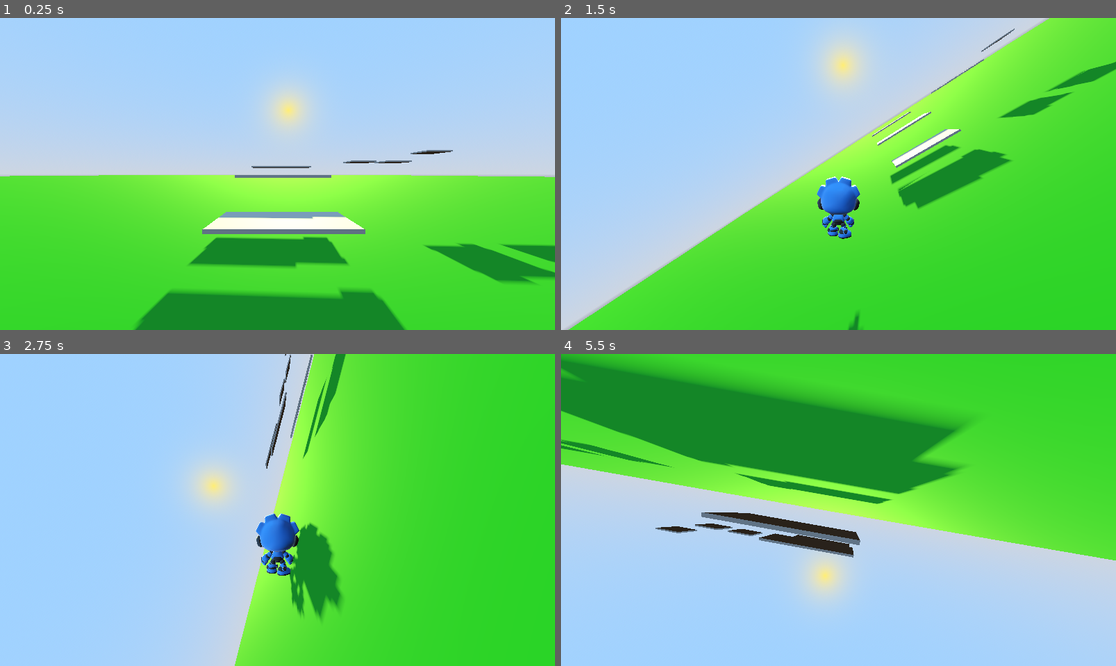
Above: before the commit, frames 1-4 (two rows, left to right).
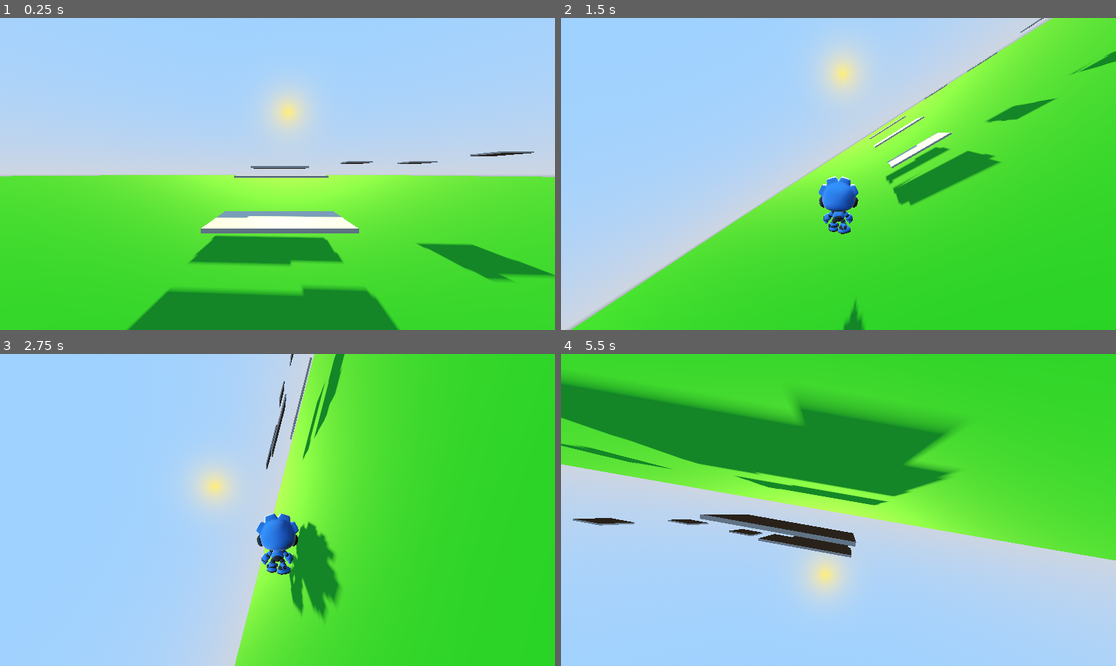
Above: after the commit, the same moments.

Repository: TrevorBeed/Game-Design-II
Game: Godot game, scene res://scene_3.tscn
The game is run twice, just before and just after one commit, with the same random seed, the same clock (stepped at 60 frames per second) and the same inputs. The project has no main scene, so this scene is started directly.
Inputs (mouse positions are in pixels of both pictures, inside the frame that each line leads up to):
- Up to frame 1 (0.25 s): no input
- Up to frame 2 (1.5 s): tap Enter (ui_accept) at 0.5, 0.77 s; move the mouse to (866, 174) at 0.52 s; hold Shift (sprint, bound only after the commit) 0.53-1.28 s; hold Home (rot_up) from 0.53 s (still down); move the mouse to (810, 174) at 1.27 s; tap V (change_camera) at 1.35 s
- Up to frame 3 (2.75 s): keep holding Home (rot_up); tap Enter (ui_accept) at 1.52 s; tap Shift (sprint, bound only after the commit) at 1.55 s; move the mouse to (288, 503) at 2.02 s; hold Shift (sprint, bound only after the commit) from 2.03 s (still down)
- Up to frame 4 (5.5 s): keep holding Home (rot_up); move the mouse to (832, 516) at 2.77 s; release Shift (sprint, bound only after the commit) at 2.78 s; tap Shift (sprint, bound only after the commit) at 2.85, 4.35 s; tap Enter (ui_accept) at 3.02, 3.77, 4.52 s; move the mouse to (877, 513) at 3.52 s; hold Shift (sprint, bound only after the commit) 3.53-4.28 s; tap V (change_camera) at 3.6 s; move the mouse to (794, 506) at 4.27 s; move the mouse to (844, 510) at 5.02 s; hold Shift (sprint, bound only after the commit) from 5.03 s (still down)

The runs differ from the first frame. In frame 1, 2.7% of the frame differs, in the area x 1-100%, y 42-100%; in frame 2, 3.7%; in frame 3, 0.8%; in frame 4, 8.3%, in the area x 0-85%, y 0-66%.

Commit message:
Sprint/headbob

Diff:
--- a/Player3D.gd
+++ b/Player3D.gd
@@ -1,7 +1,9 @@
 extends CharacterBody3D
 
+const WALK_SPEED = 5.0
+const SPRINT_SPEED  = 8.5
+var SPEED = WALK_SPEED
 
-const SPEED = 5.0
 const JUMP_VELOCITY = 4.5
 
 # Get the gravity from the project settings to be synced with RigidBody nodes.
@@ -12,8 +14,15 @@
 @onready var camera_pos = camera.position
 var first_person = true
 
+@onready var BASE_FOV = camera.fov #75
+var FOV_CHANGE = 1.0
+
 @onready var model = $gobot
 @onready var animator = $gobot/AnimationPlayer
+
+const BOB_FREQ = 2.4
+const BOB_AMP = 0.08
+var t_bob = 0.0
 
 
 func _physics_process(delta):
@@ -25,12 +34,22 @@
 	if Input.is_action_just_pressed("ui_accept") and is_on_floor():
 		velocity.y = JUMP_VELOCITY
 
+	if Input.is_action_pressed("sprint"):
+		SPEED = SPRINT_SPEED
+		FOV_CHANGE = 2.0
+	else:
+		SPEED = WALK_SPEED
+		FOV_CHANGE = 1.0
+
 	# Get the input direction and handle the movement/deceleration.
 	# As good practice, you should replace UI actions with custom gameplay actions.
 	var input_dir = Input.get_vector("ui_left", "ui_right", "ui_up", "ui_down")
 	var direction = (transform.basis * Vector3(input_dir.x, 0, input_dir.y)).normalized()
 	if direction:
-		animator.play("Walk")
+		if SPEED == WALK_SPEED:
+			animator.play("Walk")
+		else:
+			animator.play("Run")
 		velocity.x = direction.x * SPEED
 		velocity.z = direction.z * SPEED
 	else:
@@ -53,7 +72,23 @@
 		self.rotation.x += rotate_dir.x / 100.0
 		self.rotation.z += rotate_dir.y / 100.0
 
+
+	var velocity_clamped = clamp(velocity.length(), 0.5, SPEED * 2)
+	var target_fov = BASE_FOV + FOV_CHANGE * velocity_clamped
+	camera.fov = lerp(camera.fov, target_fov, delta * 8.0)
+
+	t_bob += delta * velocity.length() * float(is_on_floor())
+	camera.transform.origin = headbob(t_bob)
+
 	move_and_slide()
+
+
+func headbob(time):
+	var pos = Vector3.ZERO
+	pos.x = cos(time * BOB_FREQ / 2) * BOB_AMP
+	pos.y = sin(time * BOB_FREQ) * BOB_AMP
+	return pos
+
 
 func toggle_camera_parent():
 	var parent = "Head"
--- a/project.godot
+++ b/project.godot
@@ -73,6 +73,11 @@
 "events": [Object(InputEventKey,"resource_local_to_scene":false,"resource_name":"","device":-1,"window_id":0,"alt_press …(182 unchanged characters)…
 ]
 }
+sprint={
+"deadzone": 0.5,
+"events": [Object(InputEventKey,"resource_local_to_scene":false,"resource_name":"","device":-1,"window_id":0,"alt_pressed":false,"shift_pressed":false,"ctrl_pressed":false,"meta_pressed":false,"pressed":false,"keycode":0,"physical_keycode":4194325,"key_label":0,"unicode":0,"echo":false,"script":null)
+]
+}
 
 [rendering]
 
--- a/scene_3.tscn
+++ b/scene_3.tscn
@@ -65,12 +65,12 @@
 size = Vector3(1.67435, 0.0958913, 1.83938)
 
 [node name="CSGBox3D5" type="CSGBox3D" parent="."]
-transform = Transform3D(1, 0, 0, 0, 1, 0, 0, 0, 1, 44.4385, -551.015, 66.4326)
+transform = Transform3D(1, 0, 0, 0, 1, 0, 0, 0, 1, 46.5532, -551.015, 66.4326)
 use_collision = true
 size = Vector3(1.67435, 0.0958913, 1.83938)
 
 [node name="CSGBox3D6" type="CSGBox3D" parent="."]
-transform = Transform3D(1, 0, 0, 0, 1, 0, 0, 0, 1, 47.2059, -550.304, 66.4326)
+transform = Transform3D(1, 0, 0, 0, 1, 0, 0, 0, 1, 49.372, -550.672, 69.4744)
 use_collision = true
 size = Vector3(1.67435, 0.0958913, 1.83938)
 
